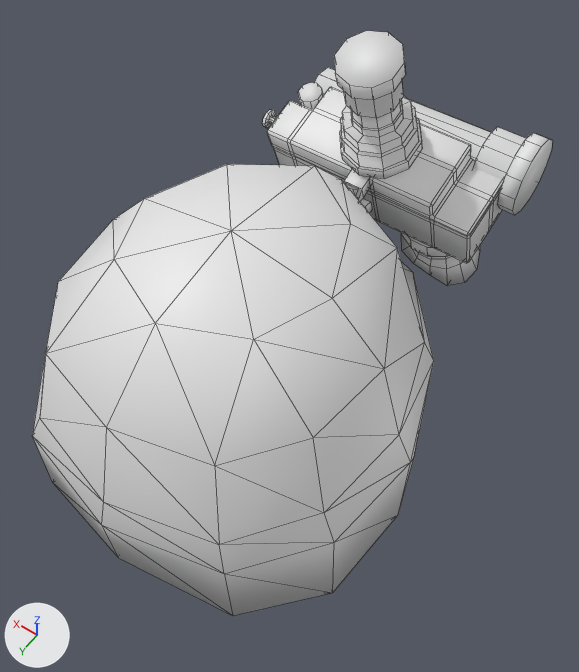
The FBX model project/Shark and Peach's Military Uniform Improvements/contents/mods/SMUI/media/models_x/WorldItems/MilitaryHelmetNVGUP_WorldItem.fbx as it was, and as the next commit left it.
Rendered twice from a camera (50 mm lens) standing at (-0.00268, 0.00307, 0.00663) and looking at (-0.00023, -0.00036, 0.00125). The axes (+X, +Y, +Z) are drawn at lower left. The lights are the same throughout. Mesh edges are drawn as thin lines. Materials are left out; every surface is plain grey. Where no turn or scale is listed for an object, it has been applied to the vertices. Vertices at the same position are counted once.

Objects in the first picture: '60jtdo54bx3q.002'.
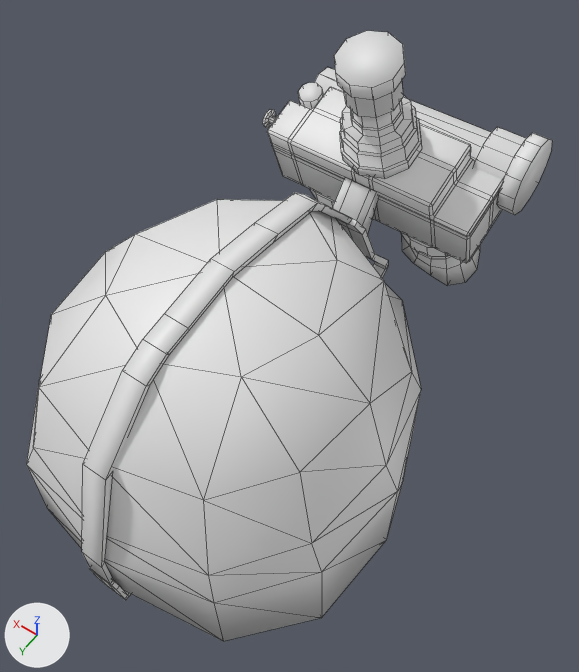
The newer file is also rescaled (x1.013), turned or shifted as a whole; pictures and numbers use the older file's frame.

Where the change shows, as pixel boxes (x1, y1, x2, y2) in the pictures (579 x 672 px; the box of a moved part takes in the faces that stretch with it):
'60jtdo54bx3q.002', reshaped
    before: (32, 31, 553, 616)
    after: (26, 31, 553, 641)
part 1 of me_60jtdo54bx3q_018, moved or reshaped
    before: (32, 164, 434, 616)
    after: (26, 199, 421, 641)
part 2 of me_60jtdo54bx3q_018, added
    after: (337, 216, 388, 278)
part 3 of me_60jtdo54bx3q_018, added
    after: (82, 193, 352, 584)
part 4 of me_60jtdo54bx3q_018, added
    after: (89, 568, 131, 600)
part 5 of me_60jtdo54bx3q_018, added
    after: (332, 177, 378, 234)
part 6 of me_60jtdo54bx3q_018, deleted
    before: (343, 169, 372, 213)

What changed in the scene script:
```text
Change me_60jtdo54bx3q_018:
    used by ob_60jtdo54bx3q_002; location = (0.0, 0.0, 0.0)
    remove me_60jtdo54bx3q_018.from_pydata(...)  # 1024 vertices, 1000 faces; spans x -0.00164..0.00169, y -0.003..0.00175, z 0.00001..0.00319
    add me_60jtdo54bx3q_018.from_pydata(...)  # 1128 vertices, 1125 faces; spans x -0.00164..0.00169, y -0.003..0.00195, z -0.00024..0.00319
    me_60jtdo54bx3q_018 part 1: the loose piece of 78 vertices spanning x -0.00164..0.00169, y -0.00201..0.00175, z 0.00001..0.00262 is moved by (0.0, 0.00015, -0.00025)
    me_60jtdo54bx3q_018 part 2: a new loose piece of 56 vertices spanning x -0.00033..0.00034, y -0.0019..-0.00143, z 0.00071..0.00167
    me_60jtdo54bx3q_018 part 3: a new loose piece of 44 vertices spanning x -0.00011..0.00012, y -0.00148..0.00195, z 0.00028..0.0024
    me_60jtdo54bx3q_018 part 4: a new loose piece of 40 vertices spanning x -0.00014..0.00016, y 0.00164..0.00194, z -0.00011..0.00028
    me_60jtdo54bx3q_018 part 5: a new loose piece of 30 vertices spanning x -0.00017..0.00017, y -0.00188..-0.00155, z 0.00126..0.0019
    me_60jtdo54bx3q_018 part 6: the loose piece of 34 vertices spanning x -0.00018..0.00016, y -0.00179..-0.00152, z 0.00162..0.00196 is deleted
```
